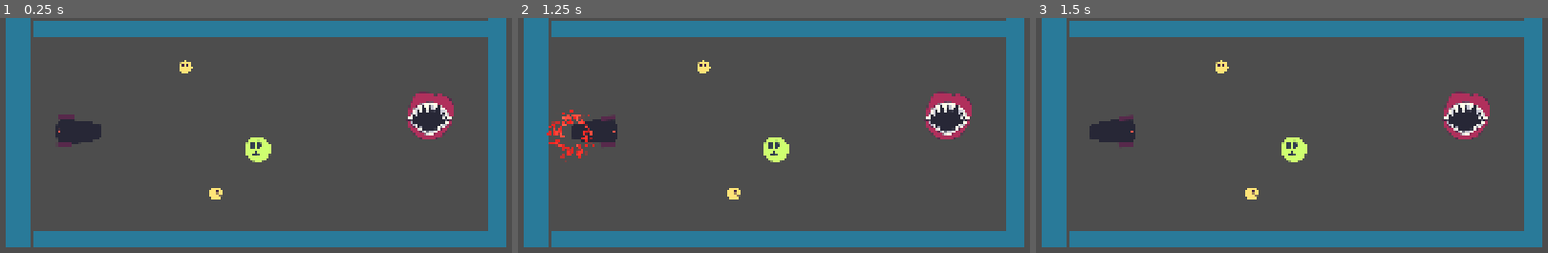
Above: before the commit, frames 1-3 (left to right).
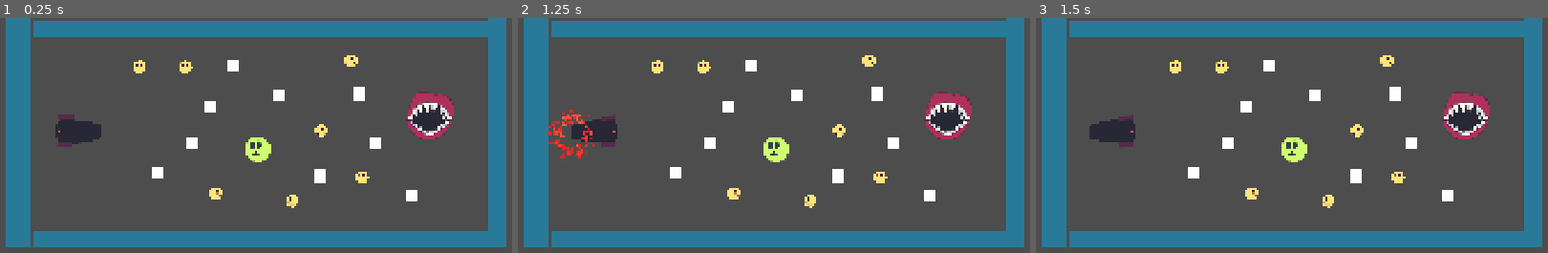
Above: after the commit, the same moments.

Repository: rmkubik/chain-reaction
Game: Godot game, scene res://main.tscn
Two runs of this game, one before a commit and one after it. Both use one fixed random seed, a clock stepped at 60 frames per second and the inputs below.
Inputs (mouse positions are in pixels of both pictures, inside the frame that each line leads up to):
- Up to frame 1 (0.25 s): no input
- Up to frame 2 (1.25 s): tap Enter at 0.5 s; drag from (594, 130) to (948, 114) at 0.52 s
- Up to frame 3 (1.5 s): drag from (outside the picture) to (1466, 114) at 1.27 s

The runs differ from the first frame. In frame 1, 1.6% of the frame differs, in the area x 26-82%, y 15-81%; in frame 2, 1.6%; in frame 3, 1.6%.

Commit message:
Explode nearby objects

Diff:
--- a/Scripts/smiley.gd
+++ b/Scripts/smiley.gd
@@ -2,13 +2,43 @@
 
 @export var explosion : PackedScene
 
-func _on_rigid_body_2d_body_entered(body: Node) -> void:
+var explosion_radius = 128
+var explosion_force = 5
+
+## push away objects in a radius
+func explode(pos: Vector2):
+	var space_state = get_world_2d().direct_space_state
+	var params : PhysicsShapeQueryParameters2D = PhysicsShapeQueryParameters2D.new()
+	var circle_shape = CircleShape2D.new()
+	circle_shape.radius = explosion_radius
+	params.shape = circle_shape
+	params.transform = Transform2D(0, pos)
+	params.collide_with_areas = false
+	params.collide_with_bodies = true
+	var result = space_state.intersect_shape(params)
+	for r in result:
+		# apparently in godot you can't get the point of intersection from
+		# the intersect test, so we have to just push the object away based
+		# on the center of the explosion vs the center of the object.  so this
+		# is not good physics for complicated objects and won't apply torque
+		# properly, and the distance to explosion will be wrong.
+		# todo - find a workaround?
+		if r["collider"] is RigidBody2D:
+			var rb : RigidBody2D = r["collider"]
+			var vec = rb.global_position - pos
+			rb.apply_impulse(vec.normalized() * max(0, (explosion_radius - vec.length()) * explosion_force))
+
+
+func _on_rigid_body_2d_body_entered(_body: Node) -> void:
 	print("exploding")
-	var explosion: Node2D = explosion.instantiate()
+	var expl: Node2D = explosion.instantiate()
 	var rb = get_node("RigidBody2D")
-	explosion.position.x = rb.global_position.x
-	explosion.position.y = rb.global_position.y
-	var particles = explosion.get_node("CPUParticles2D") as CPUParticles2D
-	get_node("/root").add_child(explosion)
+	expl.position.x = rb.global_position.x
+	expl.position.y = rb.global_position.y
+	var particles = expl.get_node("CPUParticles2D") as CPUParticles2D
+	get_node("/root").add_child(expl)
 	particles.emitting = true
+	explode(rb.global_position)
 	queue_free()
+	# delete the explosion node after a couple seconds
+	get_tree().create_timer(2).timeout.connect(expl.queue_free)
--- a/main.tscn
+++ b/main.tscn
@@ -7,12 +7,31 @@
 [ext_resource type="PackedScene" uid="uid://rhhugsc364x7" path="res://Scenes/mouser.tscn" id="5_4c57u"]
 [ext_resource type="PackedScene" uid="uid://cr14fyg7q3ndc" path="res://Scenes/wall.tscn" id="6_efxa6"]
 [ext_resource type="PackedScene" uid="uid://dx7fdwmukomxc" path="res://Scenes/goal.tscn" id="7_dg77c"]
+[ext_resource type="Texture2D" uid="uid://dm5jlag6rjhhf" path="res://Sprites/Square.png" id="8_5vw27"]
+
+[sub_resource type="RectangleShape2D" id="RectangleShape2D_kek77"]
+size = Vector2(29, 29)
 
 [node name="Node2D" type="Node2D"]
 script = ExtResource("1_1bvp3")
 
 [node name="Smiley" parent="." instance=ExtResource("2_272bh")]
 position = Vector2(602, 122)
+
+[node name="Smiley3" parent="." instance=ExtResource("2_272bh")]
+position = Vector2(487, 121)
+
+[node name="Smiley4" parent="." instance=ExtResource("2_272bh")]
+position = Vector2(1018, 106)
+
+[node name="Smiley5" parent="." instance=ExtResource("2_272bh")]
+position = Vector2(943, 282)
+
+[node name="Smiley6" parent="." instance=ExtResource("2_272bh")]
+position = Vector2(1045, 399)
+
+[node name="Smiley7" parent="." instance=ExtResource("2_272bh")]
+position = Vector2(870, 458)
 
 [node name="Smiley2" parent="." instance=ExtResource("2_272bh")]
 position = Vector2(678, 439)
@@ -46,3 +65,129 @@
 position = Vector2(183, 289)
 rotation = 1.5708
 scale = Vector2(1.5, 1.5)
+
+[node name="Crate" type="RigidBody2D" parent="."]
+position = Vector2(657, 218)
+gravity_scale = 0.0
+contact_monitor = true
+
+[node name="Graphics" type="Sprite2D" parent="Crate"]
+position = Vector2(4.50001, 4.50001)
+scale = Vector2(0.113281, 0.113281)
+texture = ExtResource("8_5vw27")
+
+[node name="CollisionShape2D" type="CollisionShape2D" parent="Crate"]
+position = Vector2(4.5, 4.5)
+shape = SubResource("RectangleShape2D_kek77")
+
+[node name="Crate2" type="RigidBody2D" parent="."]
+position = Vector2(719, 114)
+gravity_scale = 0.0
+contact_monitor = true
+
+[node name="Graphics" type="Sprite2D" parent="Crate2"]
+position = Vector2(4.50001, 4.50001)
+scale = Vector2(0.113281, 0.113281)
+texture = ExtResource("8_5vw27")
+
+[node name="CollisionShape2D" type="CollisionShape2D" parent="Crate2"]
+position = Vector2(4.5, 4.5)
+shape = SubResource("RectangleShape2D_kek77")
+
+[node name="Crate3" type="RigidBody2D" parent="."]
+position = Vector2(528, 382)
+gravity_scale = 0.0
+contact_monitor = true
+
+[node name="Graphics" type="Sprite2D" parent="Crate3"]
+position = Vector2(4.50001, 4.50001)
+scale = Vector2(0.113281, 0.113281)
+texture = ExtResource("8_5vw27")
+
+[node name="CollisionShape2D" type="CollisionShape2D" parent="Crate3"]
+position = Vector2(4.5, 4.5)
+shape = SubResource("RectangleShape2D_kek77")
+
+[node name="Crate4" type="RigidBody2D" parent="."]
+position = Vector2(611, 310)
+gravity_scale = 0.0
+contact_monitor = true
+
+[node name="Graphics" type="Sprite2D" parent="Crate4"]
+position = Vector2(4.50001, 4.50001)
+scale = Vector2(0.113281, 0.113281)
+texture = ExtResource("8_5vw27")
+
+[node name="CollisionShape2D" type="CollisionShape2D" parent="Crate4"]
+position = Vector2(4.5, 4.5)
+shape = SubResource("RectangleShape2D_kek77")
+
+[node name="Crate5" type="RigidBody2D" parent="."]
+position = Vector2(830, 186)
+gravity_scale = 0.0
+contact_monitor = true
+
+[node name="Graphics" type="Sprite2D" parent="Crate5"]
+position = Vector2(4.50001, 4.50001)
+scale = Vector2(0.113281, 0.113281)
+texture = ExtResource("8_5vw27")
+
+[node name="CollisionShape2D" type="CollisionShape2D" parent="Crate5"]
+position = Vector2(4.5, 4.5)
+shape = SubResource("RectangleShape2D_kek77")
+
+[node name="Crate6" type="RigidBody2D" parent="."]
+position = Vector2(1032, 185)
+gravity_scale = 0.0
+contact_monitor = true
+
+[node name="Graphics" type="Sprite2D" parent="Crate6"]
+position = Vector2(4.50001, 4.50001)
+scale = Vector2(0.113281, 0.113281)
+texture = ExtResource("8_5vw27")
+
+[node name="CollisionShape2D" type="CollisionShape2D" parent="Crate6"]
+position = Vector2(4.5, 4.5)
+shape = SubResource("RectangleShape2D_kek77")
+
+[node name="Crate7" type="RigidBody2D" parent="."]
+position = Vector2(1075, 311)
+gravity_scale = 0.0
+contact_monitor = true
+
+[node name="Graphics" type="Sprite2D" parent="Crate7"]
+position = Vector2(4.50001, 4.50001)
+scale = Vector2(0.113281, 0.113281)
+texture = ExtResource("8_5vw27")
+
+[node name="CollisionShape2D" type="CollisionShape2D" parent="Crate7"]
+position = Vector2(4.5, 4.5)
+shape = SubResource("RectangleShape2D_kek77")
+
+[node name="Crate8" type="RigidBody2D" parent="."]
+position = Vector2(936, 392)
+gravity_scale = 0.0
+contact_monitor = true
+
+[node name="Graphics" type="Sprite2D" parent="Crate8"]
+position = Vector2(4.50001, 4.50001)
+scale = Vector2(0.113281, 0.113281)
+texture = ExtResource("8_5vw27")
+
+[node name="CollisionShape2D" type="CollisionShape2D" parent="Crate8"]
+position = Vector2(4.5, 4.5)
+shape = SubResource("RectangleShape2D_kek77")
+
+[node name="Crate9" type="RigidBody2D" parent="."]
+position = Vector2(1164, 440)
+gravity_scale = 0.0
+contact_monitor = true
+
+[node name="Graphics" type="Sprite2D" parent="Crate9"]
+position = Vector2(4.50001, 4.50001)
+scale = Vector2(0.113281, 0.113281)
+texture = ExtResource("8_5vw27")
+
+[node name="CollisionShape2D" type="CollisionShape2D" parent="Crate9"]
+position = Vector2(4.5, 4.5)
+shape = SubResource("RectangleShape2D_kek77")
Not shown: 1 places in main.tscn that only renumber resources
